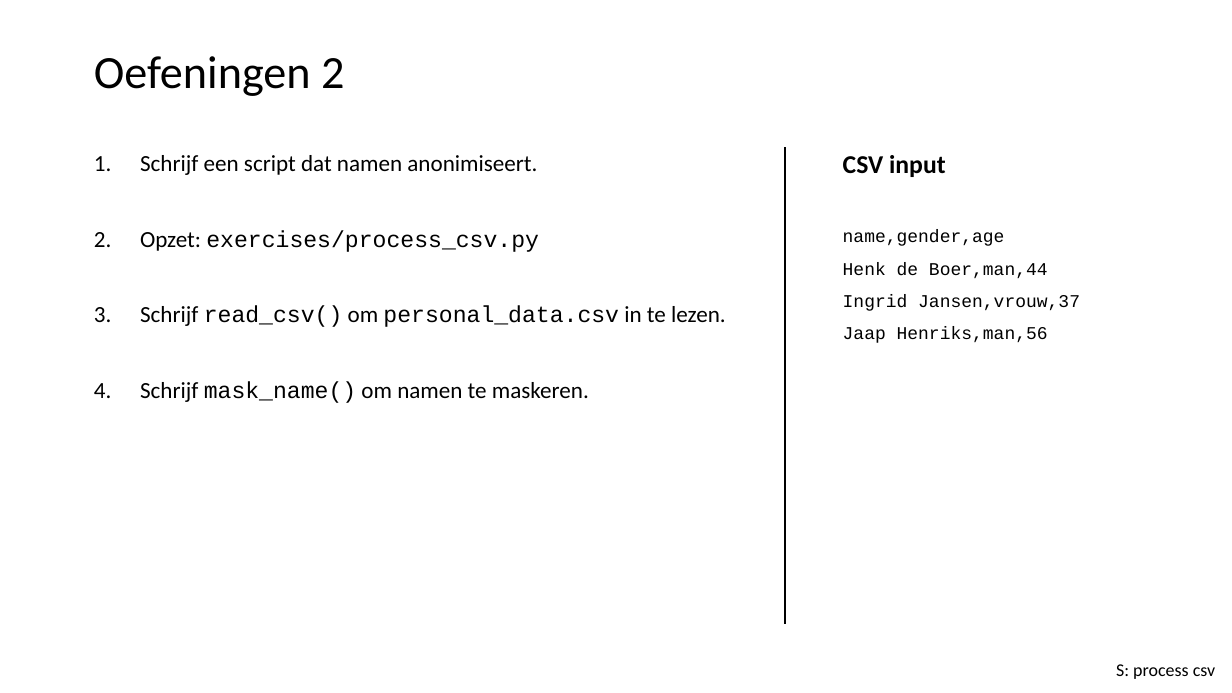
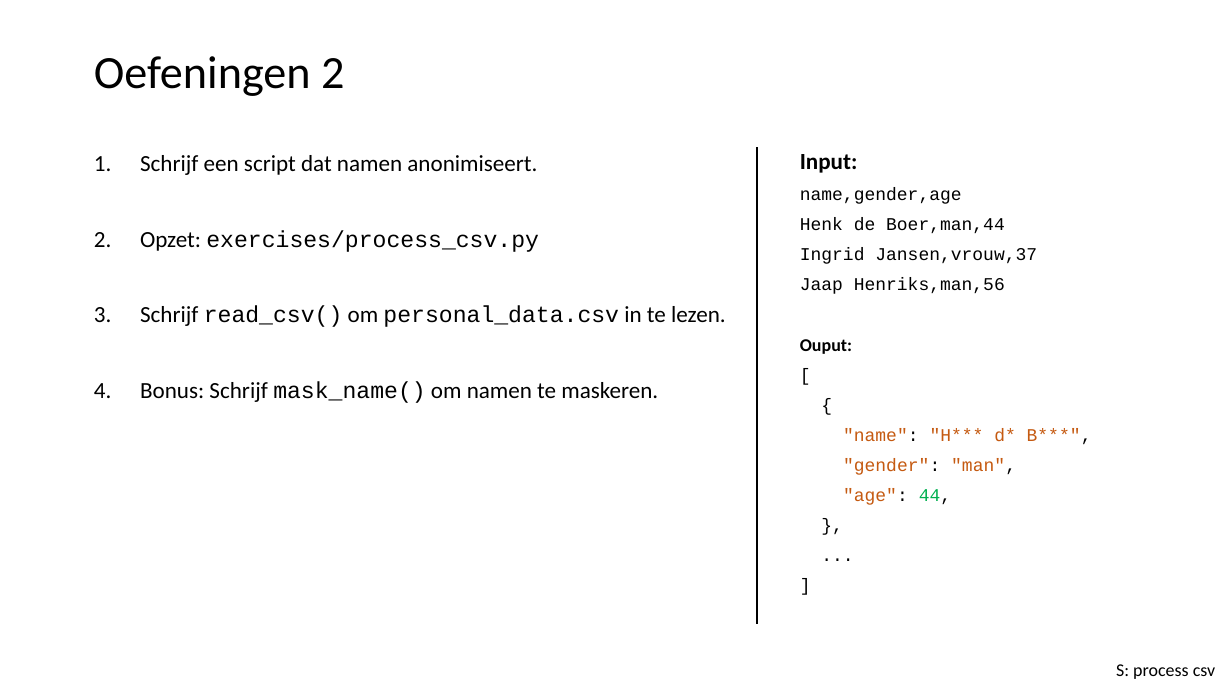
Before and after one commit to LFKoning/python-cursus, a slide deck: slide 22 of 2_syntax_classes/2_syntax_classes.pptx. Drawn at 1232x693 pixels with LibreOffice and Linux fonts; fonts in the diff are those of the drawing. Boxes give left, top, right and bottom in pixels: in the first picture for what was removed or moved away, otherwise in the second. Text is boxed around its words. In the diff, an @@ line names an element or a change of style, - is before the commit and + after.

```diff
--- a/2_syntax_classes/2_syntax_classes.pptx
+++ b/2_syntax_classes/2_syntax_classes.pptx
@@ line moved from (786, 147) - (786, 625) to (758, 147) - (758, 625) @@
@@ text "Input:": place and size @@
-text "Input:" at (843, 155, 1080, 343)
+text "Input:" at (800, 154, 1092, 505)
@@ text at (800, 154, 858, 173): text changed; size 20 to 18 pt @@
-CSV input
+Input:
@@ text at (800, 188, 1037, 294): line spacing 0.9 to 0.8 @@
@@ text at (800, 339, 1092, 505): paragraphs added @@
+Ouput:
+[
+{
+"name": "H*** d* B***",
+"gender": "man",
+"age": 44,
+},
+...
+]
@@ text at (140, 381, 658, 403): text changed @@
-4. Schrijf mask_name() om namen te maskeren.
+4. Bonus: Schrijf mask_name() om namen te maskeren.
```
Also in this commit, not shown: 2 other slides changed, 2 other files.
